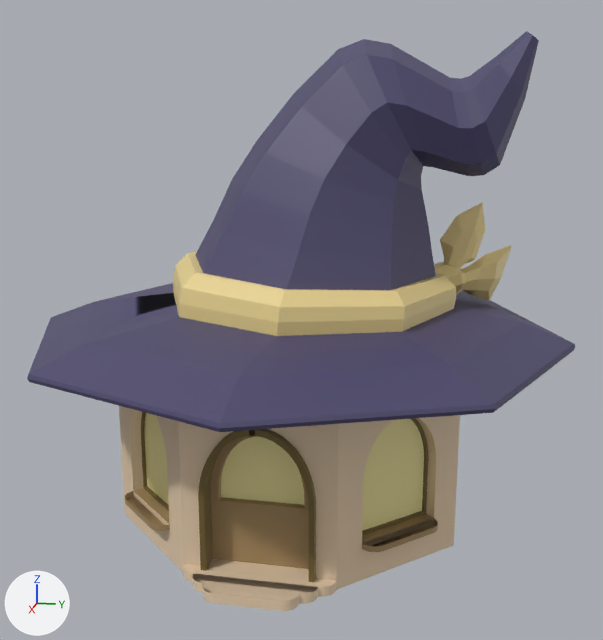
An edit to the FBX model Assets/Art/3DModels/Cottage.fbx, drawn before and after from the same camera.
The view is the same before and after, from a 50 mm camera at (8.95, 1.84, 4.42) aimed at (0.09, 0.07, 2.2). The axes (+X, +Y, +Z) are drawn at lower left. The lights are the same throughout. Where no turn or scale is listed for an object, it has been applied to the vertices. Vertices at the same position are counted once.
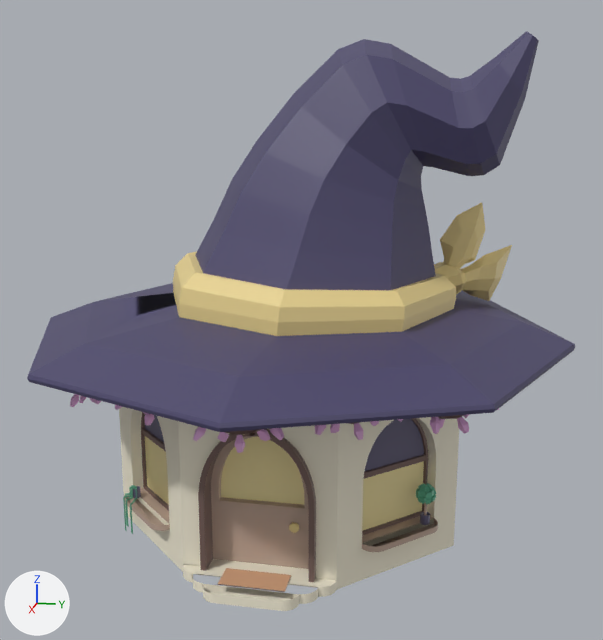
Where the newer file only moved an object's origin or applied its transform, the numbers keep the older frame.

The change, as a list of edits to the scene's bpy script:
```text
Change mat_cottagewall:
    mat_cottagewall.base_color: (0.8, 0.619, 0.425) -> (0.913, 0.855, 0.687)  # beige #e7ceae -> white #f5eed8
Change mat_door:
    mat_door.base_color: (0.363, 0.243, 0.111) -> (0.509, 0.371, 0.296)  # brown #a2875e -> beige #bda494
Add mat_doormat:
    mat_doormat = principled_material('Doormat')
    mat_doormat.base_color = (0.708, 0.397, 0.227)  # beige #dba983
Add mat_leaves:
    mat_leaves = principled_material('Leaves')
    mat_leaves.base_color = (0.102, 0.397, 0.246)  # green #5aa988
Add mat_lights:
    mat_lights = principled_material('Lights')
    mat_lights.base_color = (0.8, 0.428, 0.747)  # pink #e7afe0
Add mat_clothlight:
    mat_clothlight = principled_material('ClothLight')
    mat_clothlight.base_color = (0.12, 0.107, 0.184)  # dark blue #615c77
Change me_cylinder_001:
    used by ob_cylinder; location = (0.0, 0.0, 1.0)
    remove me_cylinder_001.from_pydata(...)  # 1345 vertices, 1247 faces; spans x -3.02..3.02, y -3.02..3.01, z -1.0..4.23
    add me_cylinder_001.from_pydata(...)  # 2215 vertices, 2078 faces; spans x -3.02..3.01, y -3.01..3.02, z -1.0..4.23
    me_cylinder_001 part 1: 505 vertices added at x 1.32..2.69, y -2.13..2.2, z 0.67..1.04
    me_cylinder_001 part 2: 185 vertices added at x 1.04..1.31, y -1.69..-1.49, z -1.0..-0.35
    me_cylinder_001 part 3: 144 vertices added at x 1.0..1.2, y 1.45..1.65, z -0.6..-0.17
    me_cylinder_001 part 4: 4 vertices removed from x 1.85..2.15, y -0.77..0.47, z -1.0..-0.9; 40 vertices added at x 1.7..2.14, y -0.33..0.38, z -0.9..-0.4
    add me_cylinder_001.materials.append(mat_clothlight)  # dark blue #615c77
    add me_cylinder_001.materials.append(mat_doormat)  # beige #dba983
    add me_cylinder_001.materials.append(mat_leaves)  # green #5aa988
    add me_cylinder_001.materials.append(mat_lights)  # pink #e7afe0
```

Changed parts and their boxes (x1, y1, x2, y2) in the pictures (603 x 640 px):
'Cylinder', recoloured, reshaped: (27, 31, 575, 611) in both
part 1 of me_cylinder_001, added: after (70, 394, 499, 453)
part 2 of me_cylinder_001, added: after (123, 485, 141, 534)
part 3 of me_cylinder_001, added (green): after (416, 483, 436, 525)
part 4 of me_cylinder_001, built on: before (183, 564, 318, 594); after (218, 522, 299, 592)
